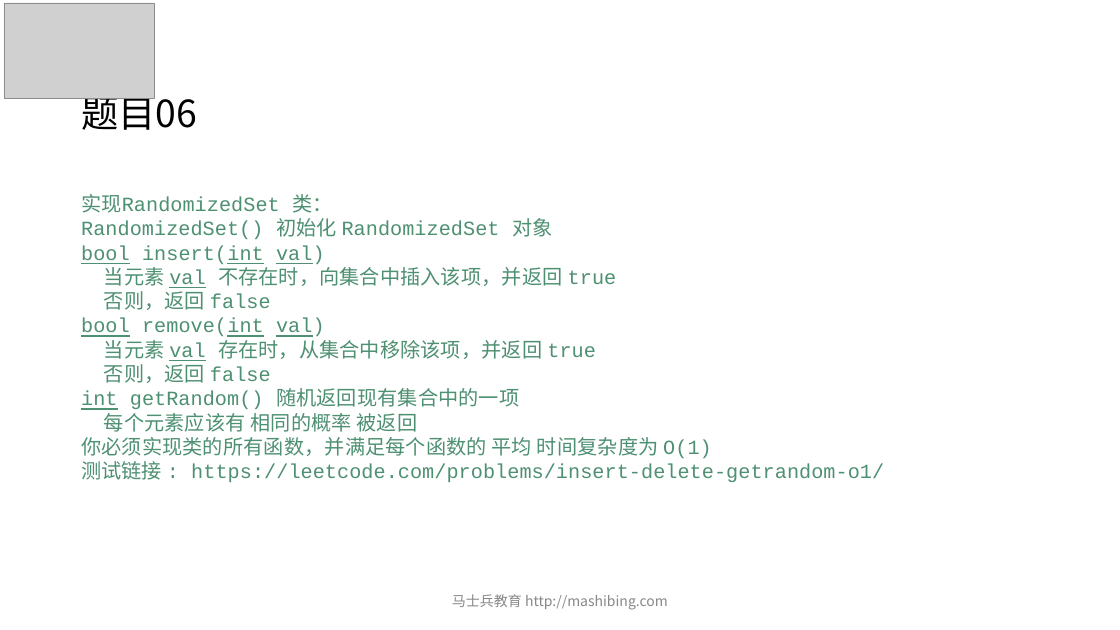
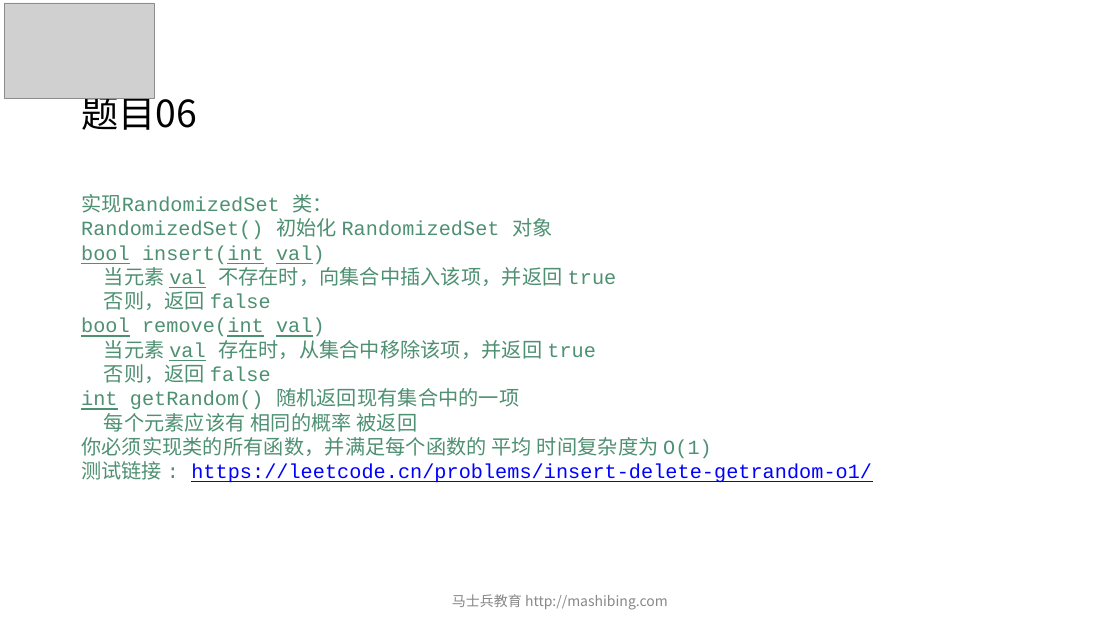
Before and after one commit to algorithmzuo/mca-algorithm-problems, a slide deck: slide 8 of 第03期/ppt/powerpoint/第07节.pptx. Drawn at 1120x630 pixels with LibreOffice and Linux fonts; fonts in the diff are those of the drawing; grey boxes stand for pictures. Boxes give left, top, right and bottom in pixels: in the first picture for what was removed or moved away, otherwise in the second. Text is boxed around its words. In the diff, an @@ line names an element or a change of style, - is before the commit and + after.

```diff
--- a/第03期/ppt/powerpoint/第07节.pptx
+++ b/第03期/ppt/powerpoint/第07节.pptx
@@ text at [81,461,872,483]: text changed; text colour #4E9072 to #0000FF @@
-测试链接 : https://leetcode.com/problems/insert-delete-getrandom-o1/
+测试链接 : https://leetcode.cn/problems/insert-delete-getrandom-o1/
```
Also in this commit, not shown: 5 other slides changed, 3 other files.
